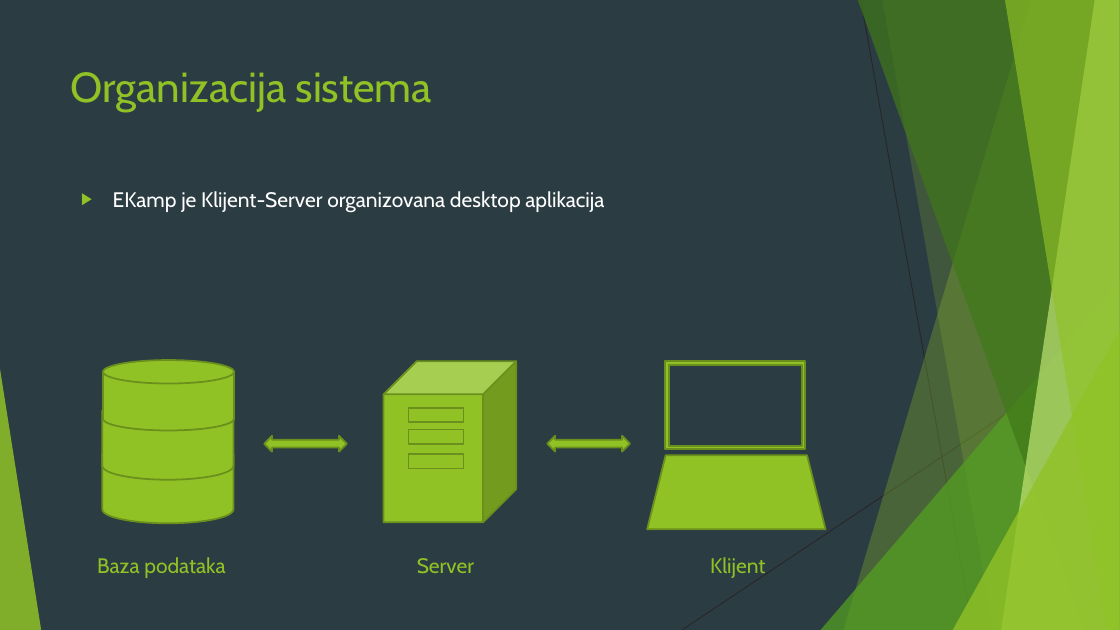
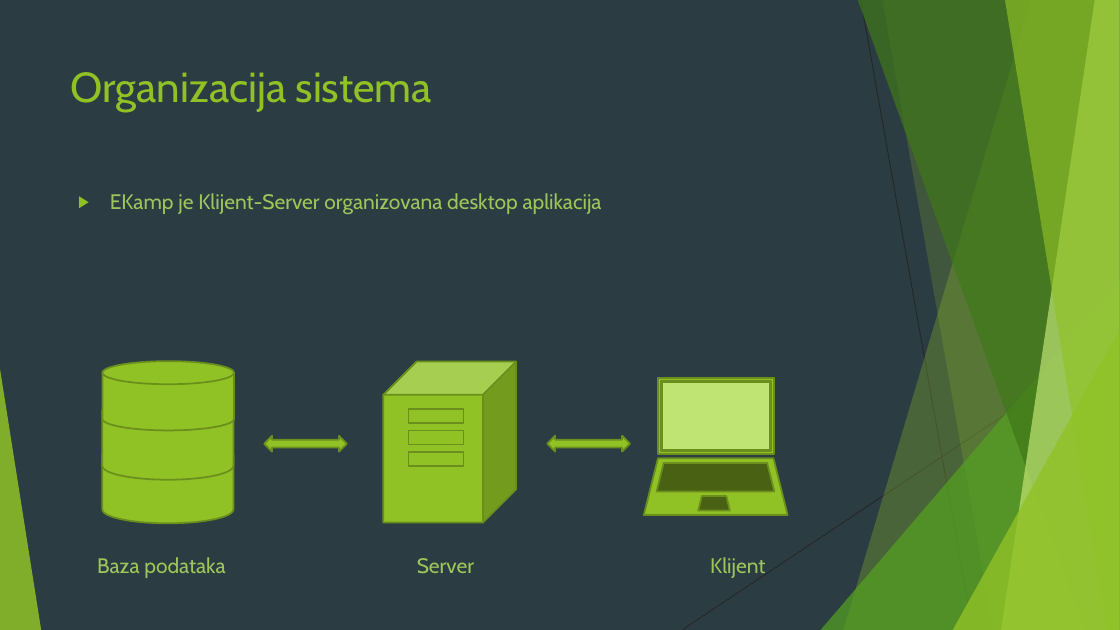
Before and after one commit to dejansimic00/ISZ_DT, a slide deck: slide 5 of EKamp.pptx. Drawn at 1120x630 pixels with LibreOffice and Linux fonts; fonts in the diff are those of the drawing. Boxes give left, top, right and bottom in pixels: in the first picture for what was removed or moved away, otherwise in the second. Text is boxed around its words. In the diff, an @@ line names an element or a change of style, - is before the commit and + after.

```diff
--- a/EKamp.pptx
+++ b/EKamp.pptx
@@ text "EKamp je Klijent-Server organizovana desktop ..." at bbox=[110, 193, 602, 214]: text colour #FFFFFF to #9CC65A @@
@@ frame: place and size @@
-frame at bbox=[665, 361, 806, 450]
+frame at bbox=[659, 378, 775, 455]
@@ rectangle added at bbox=[663, 382, 770, 450], fill #C0E474, outline #6B901C 1.5 pt @@
@@ trapezoid: place and size @@
-trapezoid at bbox=[647, 455, 825, 529]
+trapezoid at bbox=[644, 459, 787, 516]
@@ trapezoid added at bbox=[657, 463, 775, 492], fill #486113, outline #6B901C 1.5 pt @@
@@ trapezoid added at bbox=[698, 497, 730, 511], fill #486113, outline #6B901C 1.5 pt @@
@@ text colour #90C226 to #9CC65A in 3 elements at bbox=[97, 557, 225, 578], bbox=[417, 558, 474, 573], bbox=[710, 557, 765, 578] @@
```
Also in this commit, not shown: 11 other slides changed, 4 slides added.
